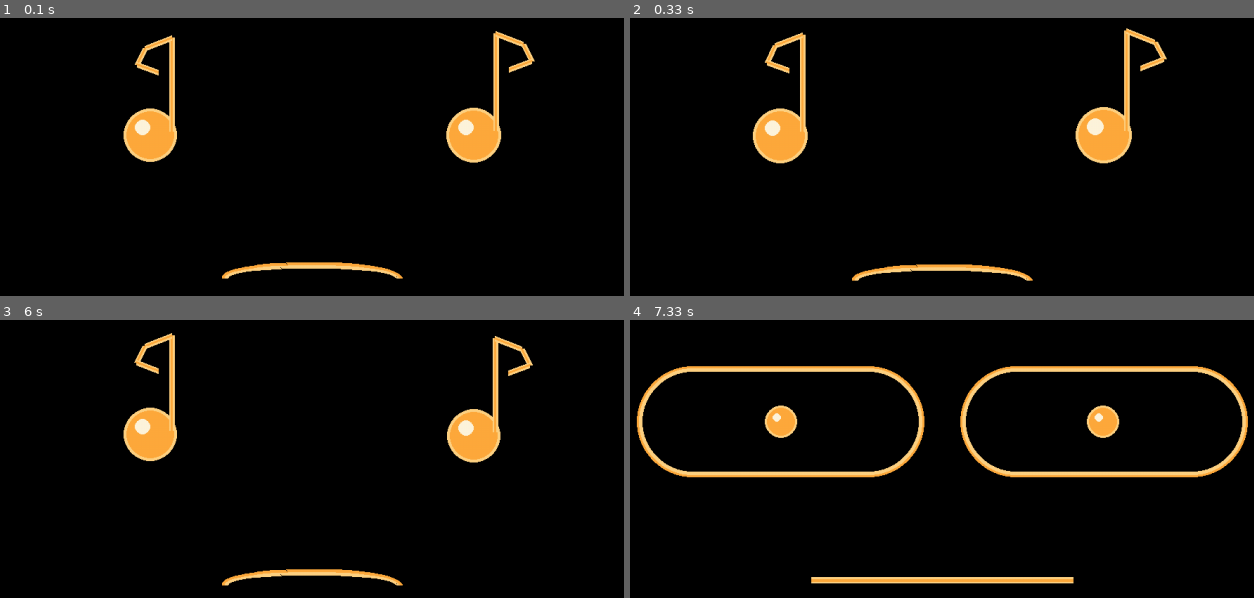
Above: before the commit, frames 1-4 (two rows, left to right).
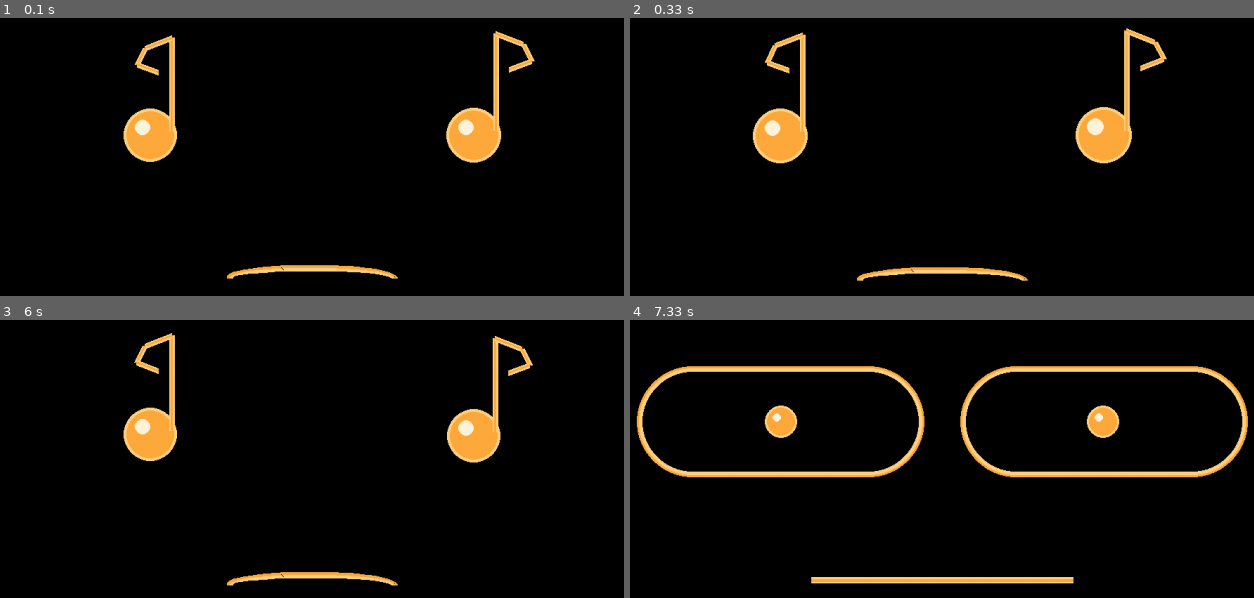
Above: after the commit, the same moments.

Repository: luminhphuc258/matthew_pidog
Game: pygame game, started from face3d.py
The game is run twice, just before and just after one commit, with the same random seed, the same clock (stepped at 60 frames per second) and the same inputs.
Inputs:
- Up to frame 1 (0.1 s): no input
- Up to frame 2 (0.33 s): no input
- Up to frame 3 (6 s): tap Space at 2.03 s
- Up to frame 4 (7.33 s): no input

The runs differ from the first frame. In frame 1, 0.9% of the frame differs, in the area x 35-65%, y 87-94%; in frame 2, 0.9%; in frame 3, 0.9%; in frame 4, nothing differs.

Commit message:
update active listeing v3

Diff:
--- a/active_listener.py
+++ b/active_listener.py
@@ -5,16 +5,32 @@
 import time
 import wave
 import struct
+import math
 import tempfile
 import subprocess
 import threading
 from typing import Optional, Dict, Callable
 import shutil
+import socket
 
 import requests
 
 
 class ActiveListener:
+    """
+    Active listening + auto-reply audio playback + lip-sync (UDP to face3d).
+
+    - Detect sound with short chunks.
+    - If triggered: record full audio (default 6s) -> upload -> receive transcript/label/audio_url.
+    - Download reply audio -> play it (blocking).
+    - During playback:
+        * disable listening (self._playing is set)
+        * lip-sync: send UDP "MOUTH <0..1>" based on WAV RMS (50fps)
+        * set face EMO music
+    - During recording/listening:
+        * set face EMO suprise (optional)
+    """
+
     def __init__(
         self,
         mic_device: str = "default",
@@ -24,10 +40,16 @@
         record_sec: int = 6,                 # ✅ ghi âm 6s
         threshold: int = 2700,
         cooldown_sec: float = 1.0,
-        post_play_silence_sec: float = 0.3,  # ✅ đệm nhỏ (tuỳ bạn)
+        post_play_silence_sec: float = 0.3,  # đệm nhỏ sau khi phát
         nodejs_upload_url: str = "https://embeddedprogramming-healtheworldserver.up.railway.app/upload_audio",
         on_result: Optional[Callable[[str, str, Optional[str]], None]] = None,
         debug: bool = False,
+
+        # UDP to face3d
+        face_host: str = "127.0.0.1",
+        face_port: int = 39393,
+        lipsync_fps: int = 50,
+        lipsync_gain: float = 9000.0,        # normalize RMS -> 0..1 (tự chỉnh)
     ):
         self.mic_device = mic_device
         self.speaker_device = speaker_device
@@ -41,10 +63,15 @@
         self.on_result = on_result
         self.debug = bool(debug)
 
+        self.face_host = face_host
+        self.face_port = int(face_port)
+        self.lipsync_fps = int(lipsync_fps)
+        self.lipsync_gain = float(lipsync_gain)
+
         self._stop = threading.Event()
         self._thread: Optional[threading.Thread] = None
 
-        # ✅ flag: đang phát âm thanh => không record
+        # ✅ flag: đang phát âm thanh => không record/detect
         self._playing = threading.Event()
 
         self.last_transcript: str = ""
@@ -52,7 +79,7 @@
         self.last_audio_url: Optional[str] = None
         self.last_ts: float = 0.0
 
-    # ------------- public -------------
+    # ---------------- public ----------------
 
     def start(self):
         if self._thread and self._thread.is_alive():
@@ -68,11 +95,23 @@
         if self._thread:
             self._thread.join(timeout=timeout)
 
-    # ------------- utils -------------
+    def is_playing(self) -> bool:
+        return self._playing.is_set()
+
+    # ---------------- utils ----------------
 
     def _log(self, *a):
         if self.debug:
             print("[LISTENER]", *a, flush=True)
+
+    def send_face_cmd(self, msg: str):
+        """Send one UDP command line to face3d service."""
+        try:
+            s = socket.socket(socket.AF_INET, socket.SOCK_DGRAM)
+            s.sendto(msg.encode("utf-8"), (self.face_host, self.face_port))
+            s.close()
+        except Exception:
+            pass
 
     def _record_wav(self, filename: str, seconds: int) -> bool:
         cmd = [
@@ -124,112 +163,153 @@
             self._log("download error:", e)
             return None
 
-    # ===== NEW: estimate duration of returned audio =====
-    def _audio_duration_sec(self, filepath: str) -> Optional[float]:
-        """
-        Ưu tiên ffprobe để lấy duration chính xác.
-        Fallback: nếu là wav thì đọc header.
-        """
-        # 1) ffprobe (best)
-        try:
-            if shutil.which("ffprobe"):
-                p = subprocess.run(
-                    ["ffprobe", "-v", "error",
-                     "-show_entries", "format=duration",
-                     "-of", "default=noprint_wrappers=1:nokey=1",
-                     filepath],
-                    stdout=subprocess.PIPE,
-                    stderr=subprocess.PIPE,
-                    text=True,
-                    check=False,
-                )
-                s = (p.stdout or "").strip()
-                if s:
-                    return float(s)
+    # ---------------- lip-sync helpers ----------------
+
+    def _ensure_wav(self, filepath: str) -> Optional[str]:
+        """
+        Ensure we have a WAV file for lip-sync RMS reading.
+        Returns path to wav (may be same as input) or None if cannot.
+        """
+        if filepath.lower().endswith(".wav") and os.path.exists(filepath):
+            return filepath
+
+        if filepath.lower().endswith(".mp3") and os.path.exists(filepath):
+            if not shutil.which("ffmpeg"):
+                return None
+            wav_path = filepath[:-4] + ".wav"
+            subprocess.run(
+                ["ffmpeg", "-y", "-i", filepath, "-ac", "1", "-ar", str(self.sample_rate), wav_path],
+                stdout=subprocess.DEVNULL,
+                stderr=subprocess.DEVNULL,
+                check=False,
+            )
+            if os.path.exists(wav_path):
+                return wav_path
+
+        return None
+
+    def _rms_stream_wav(self, wav_path: str):
+        """
+        Read wav file progressively and send mouth level at lipsync_fps.
+        NOTE: This reads from file; since aplay plays same wav file,
+        timing is "close enough" for lip-sync (robot style).
+        """
+        fps = max(10, self.lipsync_fps)
+        dt = 1.0 / fps
+
+        try:
+            wf = wave.open(wav_path, "rb")
+            rate = wf.getframerate() or self.sample_rate
+            ch = wf.getnchannels()
+            sw = wf.getsampwidth()
+
+            if sw != 2:
+                wf.close()
+                return
+
+            frames_per = int(rate * dt)
+            if frames_per <= 0:
+                frames_per = 320
+
+            # while playing
+            while self._playing.is_set() and not self._stop.is_set():
+                frames = wf.readframes(frames_per)
+                if not frames:
+                    break
+
+                n = len(frames) // 2
+                if n <= 0:
+                    time.sleep(dt)
+                    continue
+
+                samples = struct.unpack("<" + "h" * n, frames)
+
+                # if stereo, pick first channel
+                if ch > 1:
+                    samples = samples[::ch]
+
+                ss = 0.0
+                for s in samples:
+                    ss += float(s) * float(s)
+                rms = math.sqrt(ss / max(1, len(samples)))
+
+                lvl = rms / self.lipsync_gain
+                lvl = 0.0 if lvl < 0 else (1.0 if lvl > 1.0 else lvl)
+
+                self.send_face_cmd(f"MOUTH {lvl:.3f}")
+                time.sleep(dt)
+
+            wf.close()
+
         except Exception:
             pass
-
-        # 2) WAV header fallback
-        try:
-            if filepath.lower().endswith(".wav"):
-                with wave.open(filepath, "rb") as wf:
-                    frames = wf.getnframes()
-                    rate = wf.getframerate() or self.sample_rate
-                    if rate > 0:
-                        return float(frames) / float(rate)
-        except Exception:
-            pass
-
-        return None
-
-    def _play_audio(self, filepath: str):
-        """
-        ✅ Mic sẽ tắt đúng bằng thời lượng file audio server trả về:
-        - set _playing trước khi play
-        - play BLOCKING
-        - sau khi play xong, sleep thêm (duration + post_play_silence_sec)
-        """
-        # đo duration ngay từ đầu (mp3/wav)
-        dur = self._audio_duration_sec(filepath)
-
+        finally:
+            # close mouth at end
+            self.send_face_cmd("MOUTH 0.0")
+
+    def _play_audio_with_lipsync(self, filepath: str):
+        """
+        Playback audio + lipsync.
+        - Set _playing ON before playback -> main loop pauses listening.
+        - Set face EMO music during playback.
+        - Lipsync based on WAV RMS while aplay is running.
+        """
         self._playing.set()
-        t0 = time.time()
-        try:
-            # mp3 -> mpg123 (blocking)
-            if filepath.endswith(".mp3") and shutil.which("mpg123"):
-                subprocess.run(
-                    ["mpg123", "-q", "-a", self.speaker_device, filepath],
-                    check=False
-                )
+        wav_path = None
+        created_wav = False
+
+        try:
+            # show music face while speaking
+            self.send_face_cmd("EMO music")
+
+            wav_path = self._ensure_wav(filepath)
+            if wav_path and wav_path != filepath and filepath.lower().endswith(".mp3"):
+                created_wav = True
+
+            # start lipsync thread only if wav exists
+            lip_thread = None
+            if wav_path and os.path.exists(wav_path):
+                lip_thread = threading.Thread(target=self._rms_stream_wav, args=(wav_path,), daemon=True)
+                lip_thread.start()
+
+            # play blocking (so mic-off duration equals actual audio duration)
+            if wav_path and os.path.exists(wav_path):
+                subprocess.run(["aplay", "-D", self.speaker_device, "-q", wav_path], check=False)
             else:
-                # fallback: mp3 -> wav -> aplay (blocking)
-                if filepath.endswith(".mp3"):
-                    wav_path = filepath[:-4] + ".wav"
-                    subprocess.run(
-                        ["ffmpeg", "-y", "-i", filepath, "-ac", "1", "-ar", str(self.sample_rate), wav_path],
-                        stdout=subprocess.DEVNULL,
-                        stderr=subprocess.DEVNULL,
-                        check=False,
-                    )
-                    filepath = wav_path
-                    # nếu lúc đầu chưa có duration, đo lại wav
-                    if dur is None:
-                        dur = self._audio_duration_sec(filepath)
-
-                subprocess.run(["aplay", "-D", self.speaker_device, "-q", filepath], check=False)
+                # fallback: if mp3 and mpg123 exists
+                if filepath.lower().endswith(".mp3") and shutil.which("mpg123"):
+                    subprocess.run(["mpg123", "-q", "-a", self.speaker_device, filepath], check=False)
+                else:
+                    subprocess.run(["aplay", "-D", self.speaker_device, "-q", filepath], check=False)
+
+            # wait a bit for lipsync thread to send MOUTH 0
+            if lip_thread:
+                lip_thread.join(timeout=0.5)
 
         finally:
-            # play elapsed thực tế
-            elapsed = max(0.0, time.time() - t0)
-
-            # nếu không đo được duration, fallback dùng elapsed (thực tế)
-            target = dur if (dur is not None and dur > 0) else elapsed
-
-            # ✅ đảm bảo mic tắt đúng bằng độ dài audio (không âm)
-            extra = max(0.0, target - elapsed)
-
-            # tắt mic thêm đúng phần còn thiếu + đệm
-            if extra > 0:
-                time.sleep(extra)
+            self._playing.clear()
+
+            # small post-play delay to avoid mic catching tail
             if self.post_play_silence_sec > 0:
                 time.sleep(self.post_play_silence_sec)
 
-            self._playing.clear()
-
-            # cleanup wav temp nếu có
-            if filepath.endswith(".wav") and "reply_" in os.path.basename(filepath):
-                try:
-                    os.unlink(filepath)
-                except Exception:
-                    pass
-
-    # ------------- main loop -------------
+            # cleanup wav temp created from mp3
+            try:
+                if created_wav and wav_path and os.path.exists(wav_path):
+                    os.unlink(wav_path)
+            except Exception:
+                pass
+
+            # close mouth
+            self.send_face_cmd("MOUTH 0.0")
+
+    # ---------------- main loop ----------------
 
     def _loop(self):
         self._log("start", "mic=", self.mic_device, "spk=", self.speaker_device)
 
         while not self._stop.is_set():
-            # ✅ nếu đang phát âm thanh => không ghi âm/detect
+            # if currently playing -> do nothing
             if self._playing.is_set():
                 time.sleep(0.05)
                 continue
@@ -258,9 +338,14 @@
                 time.sleep(0.05)
                 continue
 
+            # safety: if just entered playing state
             if self._playing.is_set():
                 time.sleep(0.05)
                 continue
+
+            # ✅ listening/recording face
+            self.send_face_cmd("EMO suprise")
+            self.send_face_cmd("MOUTH 0.0")
 
             # 2) record full (6s)
             fd, record_file = tempfile.mkstemp(suffix=".wav", prefix="voice_")
@@ -295,15 +380,17 @@
                 except Exception as e:
                     self._log("on_result error:", e)
 
-            # 4) download + play (mic off depends on audio duration)
+            # 4) download + play (mic-off duration equals playback duration)
             if audio_url and not self._stop.is_set():
                 reply = self._download(audio_url)
                 if reply:
-                    self._play_audio(reply)
                     try:
-                        os.unlink(reply)
-                    except Exception:
-                        pass
+                        self._play_audio_with_lipsync(reply)
+                    finally:
+                        try:
+                            os.unlink(reply)
+                        except Exception:
+                            pass
 
             time.sleep(0.05)
 
--- a/face3d.py
+++ b/face3d.py
@@ -1,25 +1,36 @@
 #!/usr/bin/env python3
 # -*- coding: utf-8 -*-
 
-import os, time, math
+import os, time, math, threading, socket
 import pygame
 
 os.environ.setdefault("SDL_AUDIODRIVER", "dummy")
+
+# ===== UDP CONTROL =====
+FACE_HOST = "127.0.0.1"
+FACE_PORT = 39393
+
+# Commands via UDP (text):
+#   EMO <name>          -> set emotion
+#   MOUTH <0..1>        -> set mouth open level
+#   TALK 0|1            -> optional flag
+#
+# Example:
+#   "EMO music"
+#   "MOUTH 0.65"
+#   "TALK 1"
 
 # ===== STYLE =====
 BG = (0, 0, 0)
 
-# Orange neon
-ORANGE  = (255, 170, 60)   # core
-ORANGE2 = (255, 210, 130)  # glow/highlight
+ORANGE  = (255, 170, 60)
+ORANGE2 = (255, 210, 130)
 HILITE  = (255, 245, 220)
 
-# THINNER strokes (mỏng hơn trước)
 THICK_LINE  = 3
 THICK_EYE   = 3
 THICK_MOUTH = 4
 
-# ===== KEY MAPPING =====
 KEY_TO_EMO = {
     "1": "love_eyes",
     "2": "music",
@@ -34,7 +45,6 @@
     return max(lo, min(hi, v))
 
 def draw_glow_line(screen, p1, p2, width):
-    # subtle glow for 3D feeling
     pygame.draw.line(screen, ORANGE2, p1, p2, max(1, width + 5))
     pygame.draw.line(screen, ORANGE,  p1, p2, max(1, width))
 
@@ -58,14 +68,11 @@
 # Eyes / Mouth primitives
 # --------------------------
 def eye_open(screen, cx, cy, w, h, pupil_dx=0, pupil_dy=0, blink=0.0):
-    # eyelid blink by shrinking height
     hh = max(8, int(h * (1.0 - 0.90 * blink)))
     rect = pygame.Rect(cx - w//2, cy - hh//2, w, hh)
     radius = max(10, hh//2)
-
     draw_glow_rect_outline(screen, rect, radius=radius, width=THICK_EYE)
 
-    # pupil
     pr = max(7, int(min(w, hh) * 0.13))
     px = clamp(cx + pupil_dx, rect.left + pr + 8, rect.right - pr - 8)
     py = clamp(cy + pupil_dy, rect.top  + pr + 8, rect.bottom - pr - 8)
@@ -79,14 +86,11 @@
     draw_glow_arc(screen, rect, math.pi, 2*math.pi, THICK_LINE)
 
 def mouth_smile_arc_only(screen, cx, cy, w, h, t, wob=0):
-    """
-    Smile kiểu icon bạn gửi: chỉ 1 cung cong.
-    """
     wob2 = wob + int(2 * math.sin(t * 2.8))
     rect = pygame.Rect(cx - w//2, cy - h//2 + wob2, w, h)
     draw_glow_arc(screen, rect, 0, math.pi, THICK_MOUTH)
 
-def mouth_open(screen, cx, cy, w, h, wob=0):
+def mouth_open_rect(screen, cx, cy, w, h, wob=0):
     rect = pygame.Rect(cx - w//2, cy - h//2 + wob, w, h)
     r = max(12, h//2)
     draw_glow_rect_outline(screen, rect, radius=r, width=THICK_MOUTH)
@@ -95,7 +99,7 @@
     draw_glow_line(screen, (cx - w//2, cy + wob), (cx + w//2, cy + wob), THICK_MOUTH)
 
 # --------------------------
-# Special symbols
+# Symbols
 # --------------------------
 def ex_mark(screen, cx, cy, t):
     bounce = int(7 * abs(math.sin(t * 3.0)))
@@ -118,53 +122,32 @@
     pygame.draw.ellipse(screen, ORANGE2, rect, 5)
     pygame.draw.ellipse(screen, ORANGE,  rect, 3)
 
-# --------------------------
-# New: Heart Eyes
-# --------------------------
 def draw_heart(screen, x, y, s, t):
     pulse = 1.0 + 0.08 * math.sin(t * 3.6)
     s = int(s * pulse)
     r = max(10, int(s * 0.28))
-
-    # glow
     pygame.draw.circle(screen, ORANGE2, (x - r, y), r + 4)
     pygame.draw.circle(screen, ORANGE2, (x + r, y), r + 4)
     pygame.draw.polygon(screen, ORANGE2, [(x - 2*r - 4, y), (x + 2*r + 4, y), (x, y + int(2.2*r) + 4)])
-
-    # core
     pygame.draw.circle(screen, ORANGE, (x - r, y), r)
     pygame.draw.circle(screen, ORANGE, (x + r, y), r)
     pygame.draw.polygon(screen, ORANGE, [(x - 2*r, y), (x + 2*r, y), (x, y + int(2.2*r))])
-
-    # highlight
     pygame.draw.circle(screen, HILITE, (x - r - max(2, r//3), y - max(2, r//3)), max(2, r//3))
 
-# --------------------------
-# New: Music Note Eyes (procedural)
-# --------------------------
 def draw_music_note(screen, x, y, s, t, flip=False):
     bob = int(3 * math.sin(t * 2.8 + (0.8 if flip else 0.0)))
     s = int(s * (1.0 + 0.05 * math.sin(t * 3.0)))
     head_r = max(10, int(s * 0.18))
-
     hx = x
     hy = y + bob + int(s * 0.18)
-
     stem_h = int(s * 0.70)
     stem_dir = -1 if not flip else 1
-
     stem_x = hx + int(head_r * 0.9)
     stem_y1 = hy - int(head_r * 0.2)
     stem_y2 = stem_y1 - stem_h
-
-    # head
     pygame.draw.circle(screen, ORANGE2, (hx, hy), head_r + 4)
     pygame.draw.circle(screen, ORANGE,  (hx, hy), head_r)
-
-    # stem
     draw_glow_line(screen, (stem_x, stem_y1), (stem_x, stem_y2), THICK_LINE)
-
-    # flag (simple curved-like polyline)
     fx0, fy0 = stem_x, stem_y2
     flag = [
         (fx0, fy0),
@@ -174,20 +157,50 @@
     ]
     for i in range(len(flag)-1):
         draw_glow_line(screen, flag[i], flag[i+1], THICK_LINE)
-
-    # highlight
     pygame.draw.circle(screen, HILITE, (hx - head_r//3, hy - head_r//3), max(2, head_r//3))
 
 # --------------------------
+# Global control state (from UDP)
+# --------------------------
+emo = "music"
+mouth_level = 0.0   # 0..1
+talking = False
+_state_lock = threading.Lock()
+
+def udp_listener():
+    global emo, mouth_level, talking
+    s = socket.socket(socket.AF_INET, socket.SOCK_DGRAM)
+    s.bind((FACE_HOST, FACE_PORT))
+    while True:
+        try:
+            data, _addr = s.recvfrom(1024)
+            msg = data.decode("utf-8", errors="ignore").strip()
+            if not msg:
+                continue
+            parts = msg.split()
+            cmd = parts[0].upper()
+
+            with _state_lock:
+                if cmd == "EMO" and len(parts) >= 2:
+                    emo = parts[1]
+                elif cmd == "MOUTH" and len(parts) >= 2:
+                    try:
+                        mouth_level = clamp(float(parts[1]), 0.0, 1.0)
+                    except Exception:
+                        pass
+                elif cmd == "TALK" and len(parts) >= 2:
+                    talking = (parts[1] == "1" or parts[1].lower() == "true")
+        except Exception:
+            pass
+
+# --------------------------
 # Render
 # --------------------------
-def render_face(screen, emo, t):
+def render_face(screen, emo_name, t, mouth_lvl):
     W, H = screen.get_size()
     screen.fill(BG)
-
     cx, cy = W//2, H//2
 
-    # Fullscreen layout (big)
     eye_y   = cy - int(H * 0.14)
     mouth_y = cy + int(H * 0.18)
 
@@ -201,7 +214,6 @@
     mouth_w = int(W * 0.56)
     mouth_h = int(H * 0.28)
 
-    # motion
     phase = (t % 3.3)
     blink = 0.0
     if phase < 0.10:
@@ -214,83 +226,70 @@
     pdy = int(math.sin(t*1.2 + 1.1) * (H * 0.010))
     wob = int(math.sin(t*2.4) * (H * 0.010))
 
-    # ===== LOVE: heart eyes + smile arc-only =====
-    if emo == "love_eyes":
+    if emo_name == "love_eyes":
         heart_size = int(min(W, H) * 0.22)
         draw_heart(screen, lx, eye_y, heart_size, t)
         draw_heart(screen, rx, eye_y, heart_size, t + 0.25)
-
-        mouth_smile_arc_only(
-            screen, cx, mouth_y,
-            int(mouth_w * 0.36),
-            int(mouth_h * 0.22),
-            t, wob=wob
-        )
-
-    # ===== MUSIC: note eyes + smile arc-only =====
-    elif emo == "music":
+        mouth_smile_arc_only(screen, cx, mouth_y, int(mouth_w*0.36), int(mouth_h*0.22), t, wob=wob)
+
+    elif emo_name == "music":
+        # eyes as music notes
         note_size = int(min(W, H) * 0.28)
         draw_music_note(screen, lx, eye_y - int(H*0.02), note_size, t, flip=False)
         draw_music_note(screen, rx, eye_y - int(H*0.02), note_size, t + 0.3, flip=True)
 
-        mouth_smile_arc_only(
-            screen, cx, mouth_y,
-            int(mouth_w * 0.36),
-            int(mouth_h * 0.22),
-            t, wob=wob
-        )
-
-    # ===== what is it =====
-    elif emo == "what_is_it":
+        # ✅ Lip-sync mouth: open/close by mouth_lvl
+        # base mouth width similar to your smile, but height changes
+        w = int(mouth_w * 0.34)
+        min_h = int(mouth_h * 0.06)
+        max_h = int(mouth_h * 0.26)
+        h = int(min_h + (max_h - min_h) * mouth_lvl)
+
+        # when very small -> draw flat / slight smile
+        if mouth_lvl < 0.08:
+            mouth_smile_arc_only(screen, cx, mouth_y, w, int(mouth_h*0.18), t, wob=wob)
+        else:
+            mouth_open_rect(screen, cx, mouth_y, w, h, wob=wob)
+
+    elif emo_name == "what_is_it":
         eye_open(screen, lx, eye_y, eye_w, eye_h, -pdx, pdy, blink*0.25)
         eye_open(screen, rx, eye_y, eye_w, eye_h,  pdx, -pdy, blink*0.25)
         mouth_flat(screen, cx, mouth_y, int(mouth_w*0.52), wob=wob)
 
-    # ===== suprise =====
-    elif emo == "suprise":
+    elif emo_name == "suprise":
         eye_open(screen, lx, eye_y, eye_w, eye_h, 0, 0, 0.0)
         eye_open(screen, rx, eye_y, eye_w, eye_h, 0, 0, 0.0)
-        mouth_open(screen, cx, mouth_y, int(mouth_w*0.20), int(mouth_h*0.24), wob=wob)
+        mouth_open_rect(screen, cx, mouth_y, int(mouth_w*0.20), int(mouth_h*0.24), wob=wob)
         ex_mark(screen, cx, cy, t)
 
-    # ===== sleep =====
-    elif emo == "sleep":
+    elif emo_name == "sleep":
         eye_happy_arc(screen, lx, eye_y + 14, int(eye_w*0.88), int(eye_h*0.62))
         eye_happy_arc(screen, rx, eye_y + 14, int(eye_w*0.88), int(eye_h*0.62))
         mouth_flat(screen, cx, mouth_y, int(mouth_w*0.32), wob=wob)
         zzz(screen, cx, cy, t)
 
-    # ===== sad =====
-    elif emo == "sad":
+    elif emo_name == "sad":
         eye_open(screen, lx, eye_y, eye_w, eye_h, -pdx, pdy + 10, blink*0.15)
         eye_open(screen, rx, eye_y, eye_w, eye_h,  pdx, pdy + 10, blink*0.15)
-
         rect = pygame.Rect(
             cx - int(mouth_w*0.36)//2,
             mouth_y - int(mouth_h*0.22)//2 + wob,
             int(mouth_w*0.36),
             int(mouth_h*0.22)
         )
-        # sad arc (flip) by using top arc: pi->2pi
         draw_glow_arc(screen, rect, math.pi, 2*math.pi, THICK_MOUTH)
-
         tears(screen, lx + int(eye_w*0.22), eye_y + int(eye_h*0.06), t)
 
-    # ===== angry =====
-    elif emo == "angry":
+    elif emo_name == "angry":
         jitter = int(math.sin(t*10.0) * 6)
         eye_open(screen, lx, eye_y, eye_w, eye_h, pdx + jitter, pdy, blink*0.05)
         eye_open(screen, rx, eye_y, eye_w, eye_h, pdx - jitter, pdy, blink*0.05)
-
-        # brows
         draw_glow_line(screen,
                        (lx - int(eye_w*0.55), eye_y - int(eye_h*0.52)),
                        (lx + int(eye_w*0.55), eye_y - int(eye_h*0.18)), THICK_LINE)
         draw_glow_line(screen,
                        (rx - int(eye_w*0.55), eye_y - int(eye_h*0.18)),
                        (rx + int(eye_w*0.55), eye_y - int(eye_h*0.52)), THICK_LINE)
-
-        # wavy mouth
         amp = int(H * 0.010)
         pts = []
         w = int(mouth_w * 0.58)
@@ -304,14 +303,16 @@
     pygame.display.flip()
 
 def main():
+    # start UDP thread
+    threading.Thread(target=udp_listener, daemon=True).start()
+    print(f"[FACE3D] UDP listening on {FACE_HOST}:{FACE_PORT}")
+
     pygame.init()
     screen = pygame.display.set_mode((0, 0), pygame.FULLSCREEN)
     pygame.mouse.set_visible(False)
 
-    emo = "music"
     auto = False
     last = time.time()
-
     order = ["love_eyes", "music", "what_is_it", "suprise", "sleep", "sad", "angry"]
     idx = 0
 
@@ -330,15 +331,21 @@
                 if e.key == pygame.K_SPACE:
                     auto = not auto
                 if e.unicode in KEY_TO_EMO:
-                    emo = KEY_TO_EMO[e.unicode]
+                    with _state_lock:
+                        globals()["emo"] = KEY_TO_EMO[e.unicode]
                     auto = False
 
         if auto and (now - last) > 2.0:
-            emo = order[idx % len(order)]
+            with _state_lock:
+                globals()["emo"] = order[idx % len(order)]
             idx += 1
             last = now
 
-        render_face(screen, emo, t)
+        with _state_lock:
+            ecur = emo
+            mlvl = mouth_level
+
+        render_face(screen, ecur, t, mlvl)
         time.sleep(0.016)
 
 if __name__ == "__main__":
